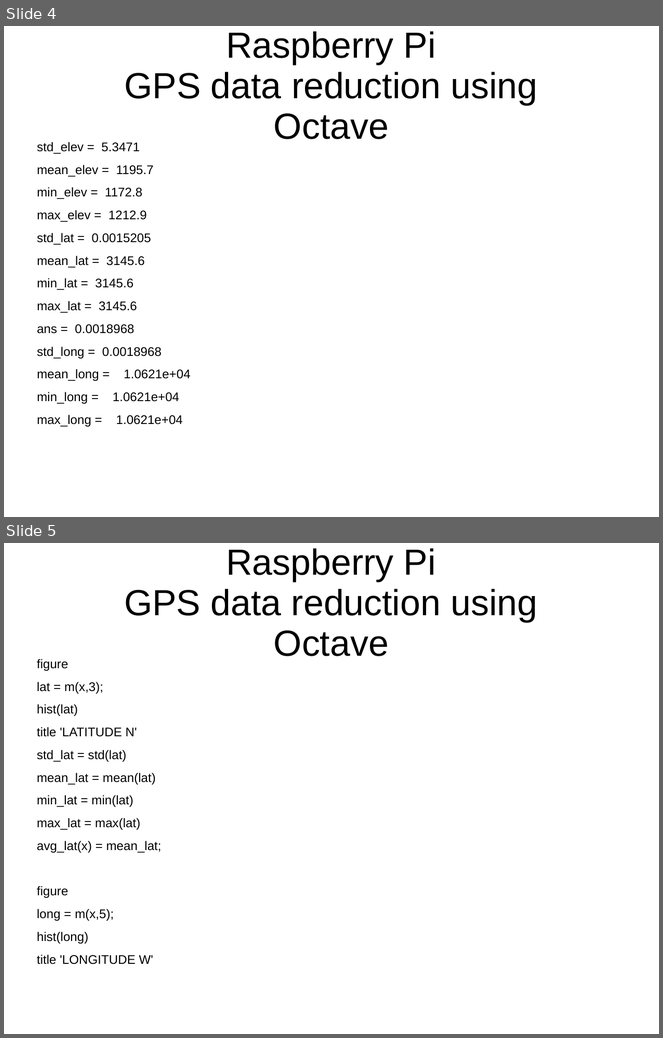
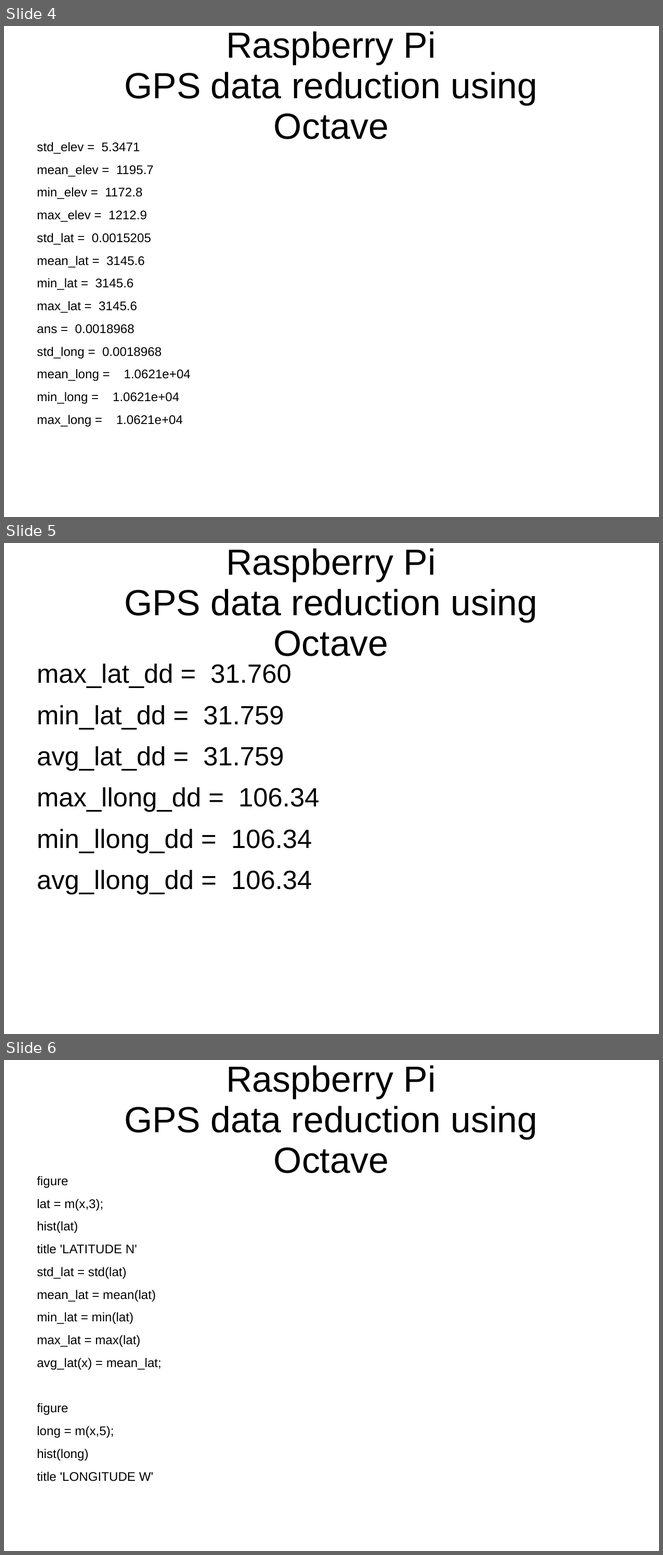
Before and after one commit to develone/EKIS, a slide deck: presentations/Raspberrypi_data_reduction.ppt. Shown one above the other, each under a label of ours: slides 4 and 5 before the commit, slides 4, 5 and 6 after it. The pictures are 663x1038 and 663x1555 pixels, drawn with LibreOffice and Linux fonts; fonts in the diff are those of the drawing. Boxes give left, top, right and bottom in pixels: in the first picture for what was removed or moved away, otherwise in the second. Text is boxed around its words. In the diff, an @@ line names an element or a change of style, - is before the commit and + after.

```diff
--- a/presentations/Raspberrypi_data_reduction.ppt
+++ b/presentations/Raspberrypi_data_reduction.ppt
@@ slide 5 added at (4, 543, 659, 1034), background #FFFFFF @@
@@ title added at (124, 548, 538, 656), 44 pt, text #000000 @@
+Raspberry Pi
+GPS data reduction using
+Octave
@@ text added at (37, 664, 319, 895), 32 pt, text #000000 @@
+max_lat_dd = 31.760
+min_lat_dd = 31.759
+avg_lat_dd = 31.759
+max_llong_dd = 106.34
+min_llong_dd = 106.34
+avg_llong_dd = 106.34
@@ what was slide 5 is now slide 6 @@
```
Also in this commit, not shown: 8 other slides added.
